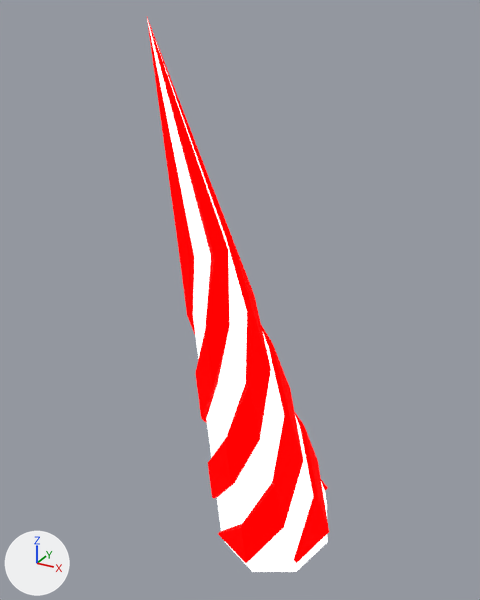
One commit to the glTF model addons/Cubiix_Assets/Mods/CoreAssets/Assets/Mesh/Base/Extra/Narwhal_Extra.gltf: the scene before it, then after it.
Rendered twice from a camera (50 mm lens) standing at (0.839, -2.451, 6.433) and looking at (-0.055, -0.825, 5.62). The lights are fixed; the arrows at lower left show +X, +Y and +Z. Vertices at the same position are counted once.

Before the edit, the objects in view are built like this:
```python
mat_material = bpy.data.materials.new('Material')
mat_material.use_nodes = True; mat_material.node_tree.nodes.clear()
_N = mat_material.node_tree.nodes; _L = mat_material.node_tree.links
n0 = _N.new('ShaderNodeBsdfPrincipled'); n0.name = 'Principled BSDF'
n0.inputs[0].default_value = (0.0, 0.0, 0.0, 1.0)  # 'Base Color', black #000000
n0.inputs[1].default_value = 1.0  # 'Metallic'
n0.inputs[2].default_value = 1.0  # 'Roughness'
n0.inputs[28].default_value = 1.5  # 'Emission Strength'
n1 = _N.new('ShaderNodeOutputMaterial'); n1.name = 'Material Output'
n2 = _N.new('ShaderNodeTexImage'); n2.name = 'Image Texture'
n2.image = img_color_palette
n2.interpolation = 'Closest'
_L.new(n0.outputs[0], n1.inputs[0])  # 'BSDF' to 'Surface'
_L.new(n2.outputs[0], n0.inputs[27])  # 'Color' to 'Emission Color'
me_plane_043 = bpy.data.meshes.new('Plane.043')
me_plane_043.from_pydata(...)  # 129 vertices, 254 faces; spans x -0.22..0.22, y -1.3..-0.44, z 4.52..6.42
me_plane_043.materials.append(mat_material)
ob_narwhal_extra = bpy.data.objects.new('Narwhal_Extra', me_plane_043)
ob_narwhal_extra.location = (0.0, 0.0, 0.0)
```
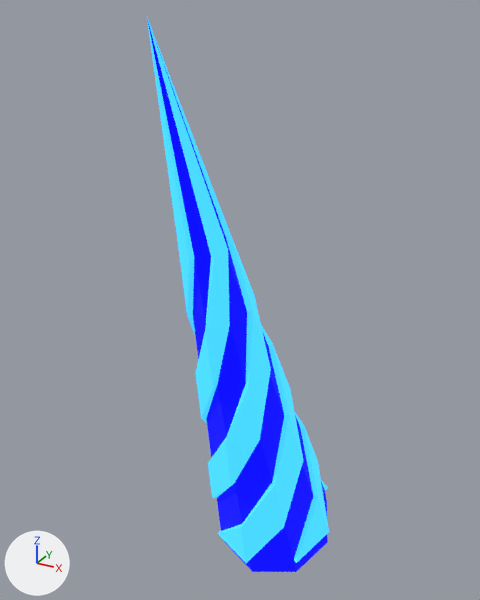
Edits to the bpy script that builds the scene:
```text
Add img_shader_teststrip:
    img_shader_teststrip = load_image('Shader_TestStrip', 'Shader_TestStrip.png', 18, 2, 'sRGB')
Change mat_material:
    where n0 = _N.new('ShaderNodeBsdfPrincipled'); n0.name = 'Principled BSDF'
    remove n0.inputs[0].default_value = (0.0, 0.0, 0.0, 1.0)  # 'Base Color', black #000000
    remove n0.inputs[1].default_value = 1.0  # 'Metallic'
    n0.inputs[28].default_value: 1.5 -> 1.0  # 'Emission Strength'
    where n2 = _N.new('ShaderNodeTexImage'); n2.name = 'Image Texture'
    n2.image: img_color_palette -> img_shader_teststrip
    add n3 = _N.new('ShaderNodeTexImage'); n3.name = 'Image Texture.001'
    add n3.image = img_shader_teststrip
    add n3.interpolation = 'Closest'
    add _L.new(n3.outputs[0], n0.inputs[0])  # 'Color' to 'Base Color'
Change me_plane_043:
    where me_plane_043.from_pydata(...)  # 129 vertices, 254 faces; spans x -0.22..0.22, y -1.3..-0.44, z 4.52..6.42
    used by ob_narwhal_extra; location = (0.0, 0.0, 0.0)
    me_plane_043 part 1: texture (UV) coordinates of 254 of 254 faces, centred in x -0.19..0.19, y -1.21..-0.47, z 4.53..6.08, changed; they spanned u 0.25..0.75, v 0.75..0.75 and now span u 0.03..0.08, v 0.75..0.75
```

What differs and where, as boxes (x1, y1, x2, y2) in the pictures (480 x 600 px):
'Narwhal_Extra', surface changed: (147, 18, 329, 572) in both
